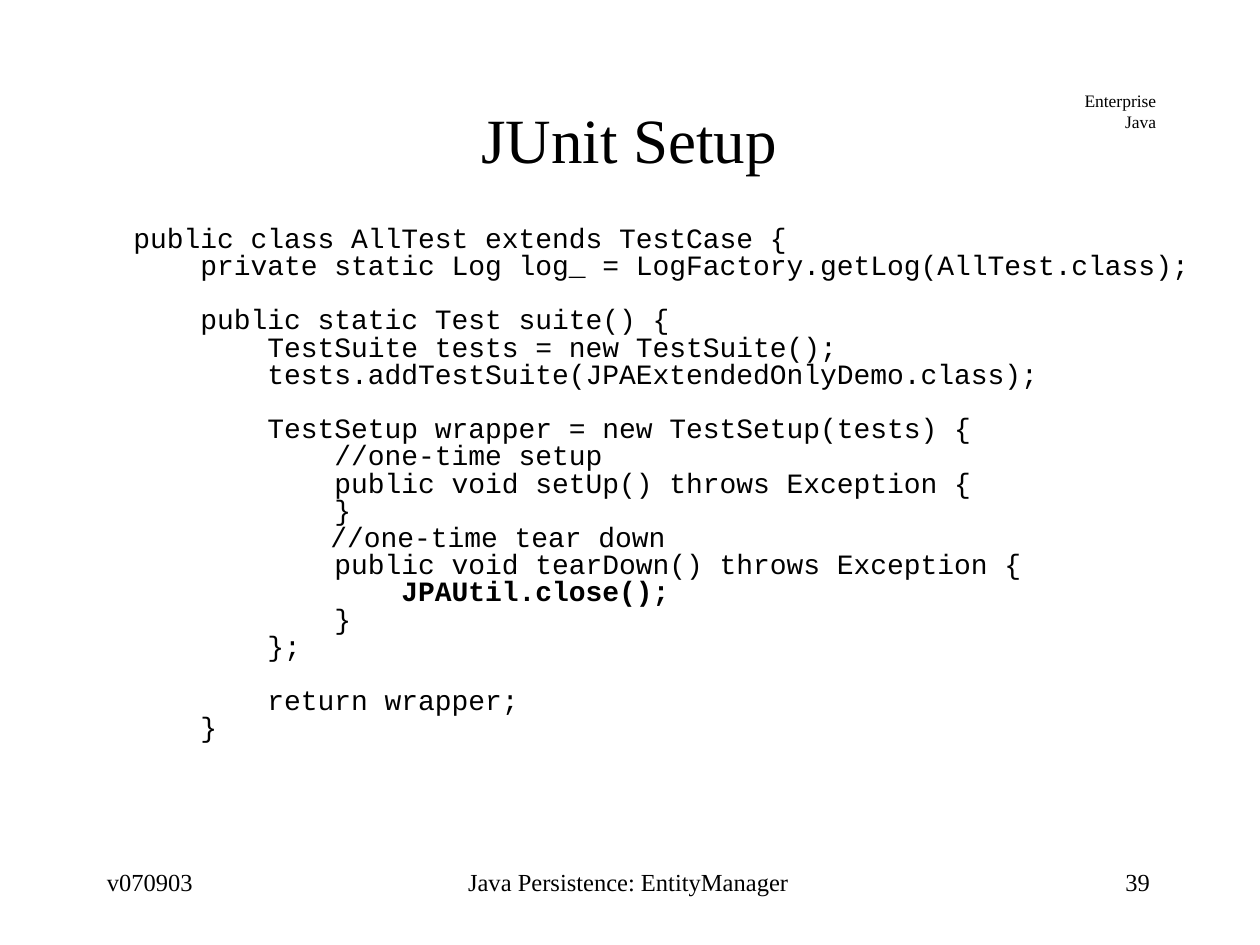
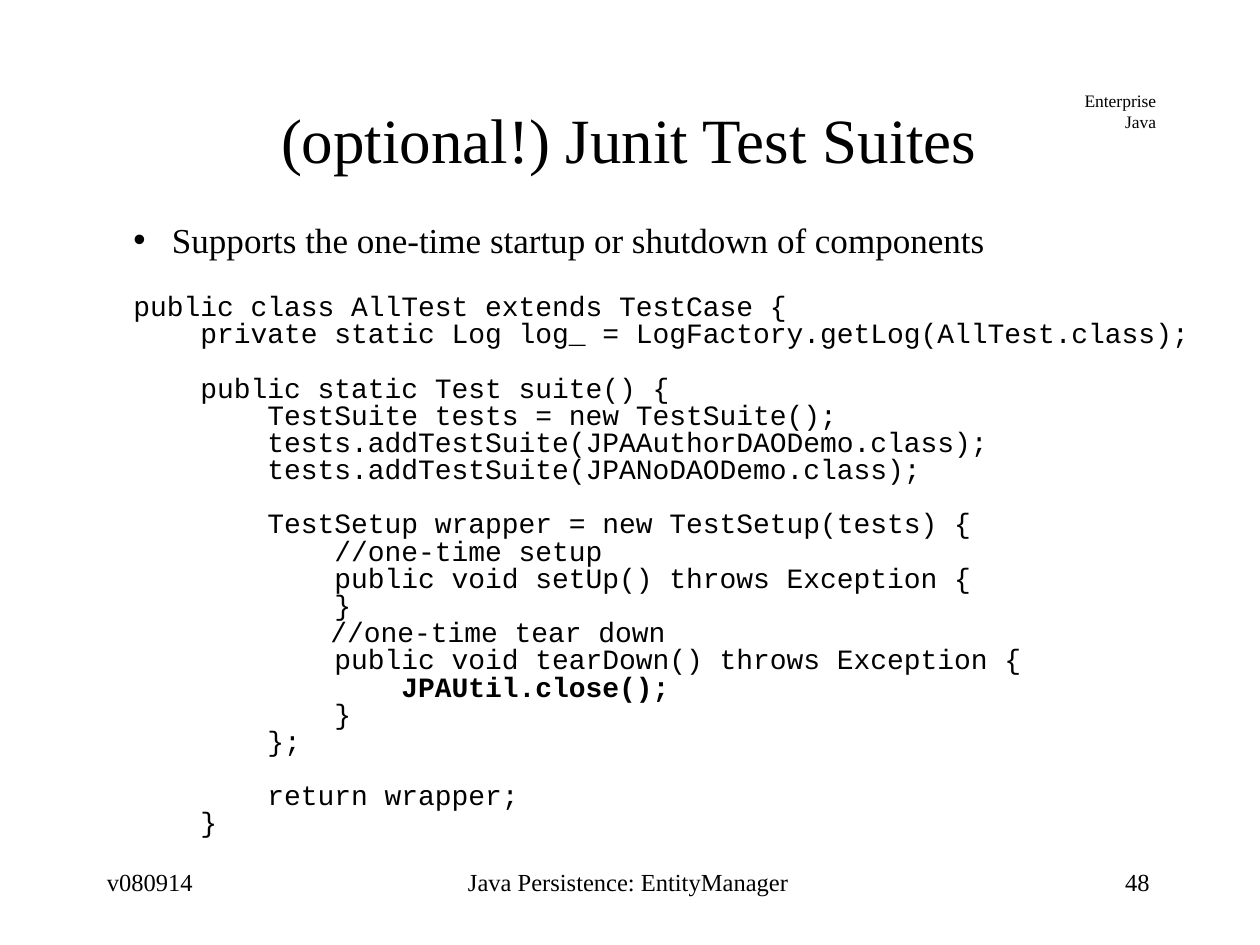
Before and after one commit to jcstaff/ejava-javaee, a slide deck: slide 48 of jpaDAO/src/site/resources/lectures/entityMgr.ppt (slide 39 before the commit). Drawn at 1260x945 pixels with LibreOffice and Linux fonts; fonts in the diff are those of the drawing. Boxes give left, top, right and bottom in pixels: in the first picture for what was removed or moved away, otherwise in the second. Text is boxed around its words. In the diff, an @@ line names an element or a change of style, - is before the commit and + after.

```diff
--- a/jpaDAO/src/site/resources/lectures/entityMgr.ppt
+++ b/jpaDAO/src/site/resources/lectures/entityMgr.ppt
@@ title at [281, 119, 977, 176]: text changed @@
-JUnit Setup
+(optional!) Junit Test Suites
@@ text at [172, 228, 984, 261]: paragraph added @@
+• Supports the one-time startup or shutdown of components
@@ text at [267, 432, 987, 485]: text changed @@
-tests.addTestSuite(JPAExtendedOnlyDemo.class);
+tests.addTestSuite(JPAAuthorDAODemo.class);
+tests.addTestSuite(JPANoDAODemo.class);
@@ text at [107, 874, 193, 892]: text changed @@
-v070903
+v080914
@@ page number at [1125, 874, 1150, 892]: text changed @@
-39
+48
```
Also in this commit, not shown: 37 other slides changed, 12 slides added, 4 slides removed, 32 other files.
